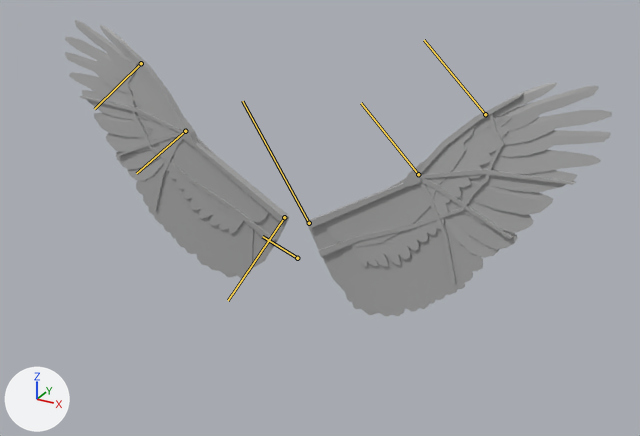
The FBX model Import/WingsAnimation1.fbx: old version first, new version second.
Before and after are seen from a 50 mm camera at (1.78, -3.03, 1.73) aimed at (0.16, -0.08, 0.26). Arrows for +X, +Y and +Z are at lower left; the lights stay in place. Both versions are drawn at the pose saved in each file; the numbers are the values there. The bones that bend it are drawn over the model as lines.

In view in the first picture: 'SM_Wing_L', 'SM_Wing_R'.
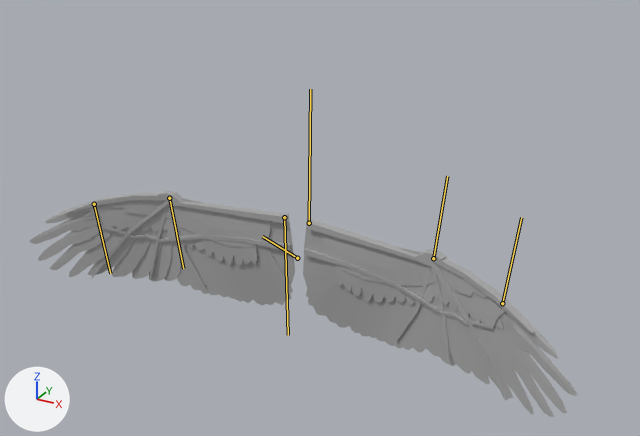
Where the change shows, as pixel boxes [x1, y1, x2, y2] in the pictures (640 x 436 px):
'SM_Wing_R', posed (10% narrower, 15% shorter): before [306, 83, 612, 317]; after [303, 219, 577, 417]
'SM_Wing_L', posed (18% wider, 55% shorter): before [65, 20, 290, 279]; after [30, 191, 295, 306]
bone 'L_wing1_jnt', root to tip: before (309, 223) to (242, 101); after (309, 223) to (310, 89)
bone 'L_wing3_jnt', root to tip: before (418, 174) to (361, 103); after (433, 258) to (447, 176)
bone 'R_wing1_jnt', root to tip: before (284, 217) to (228, 300); after (284, 217) to (288, 335)
bone 'R_wing3_jnt', root to tip: before (185, 131) to (136, 173); after (169, 198) to (183, 268)

The change in detail:
Bone 'L_wing1_jnt' (bone_l_wing1_jnt) turns from (0, -1, 27) to (0, -4, -7) degrees about its own x, y and z.
Bone 'L_wing3_jnt' (bone_l_wing3_jnt) turns from (-5, 6, 27) to (2, -18, 5) degrees about its own x, y and z.
Bone 'R_wing1_jnt' (bone_r_wing1_jnt) turns from (0, -1, 27) to (0, -4, -7) degrees about its own x, y and z.
Bone 'R_wing3_jnt' (bone_r_wing3_jnt) turns from (-5, 6, 27) to (2, -18, 5) degrees about its own x, y and z.
